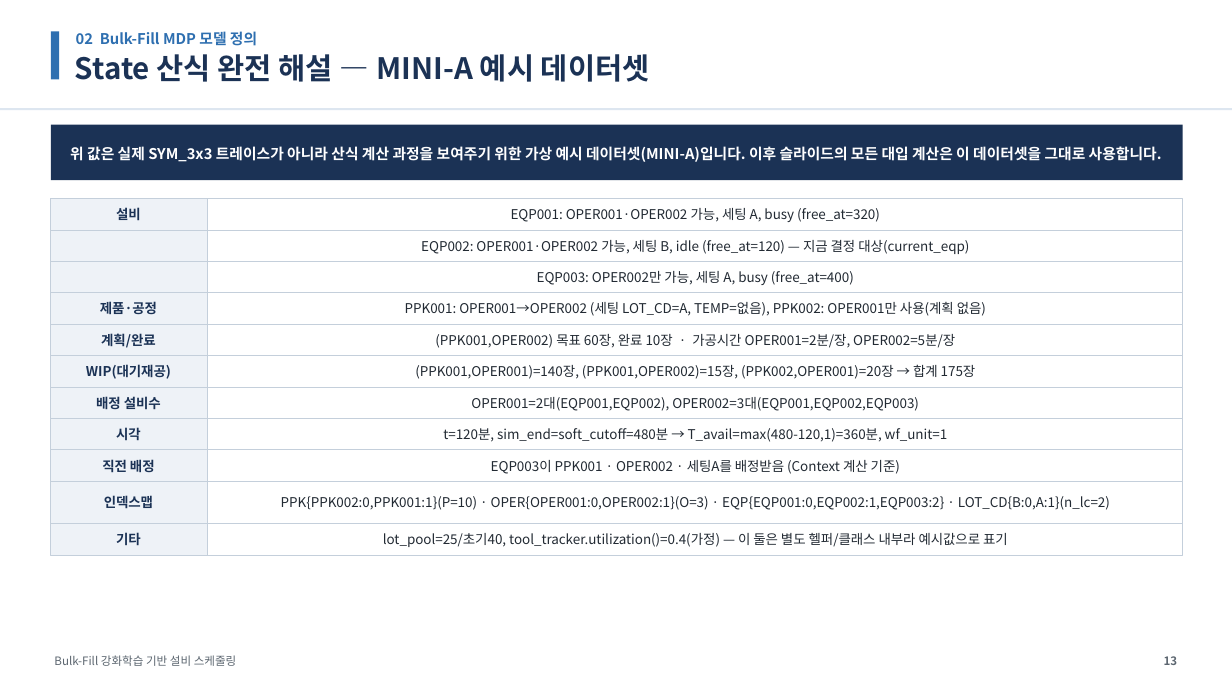
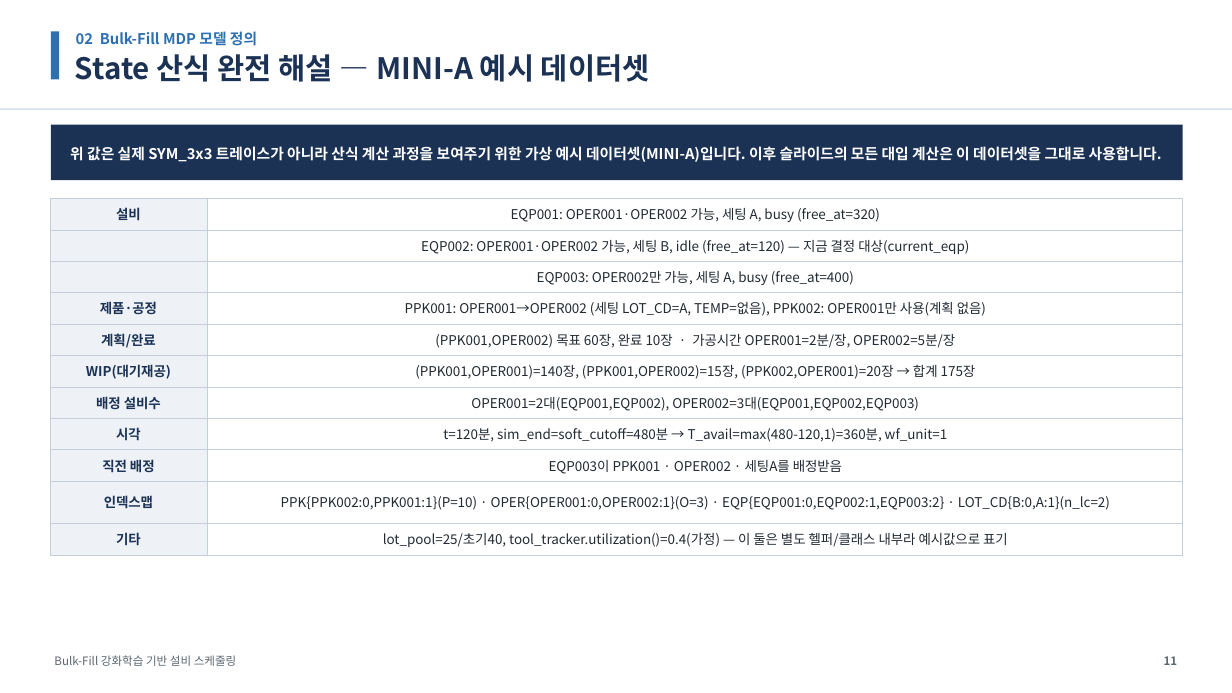
Before and after one commit to relighting123/pjt_scheduling, a slide deck: slide 11 of docs/스케줄링_발표자료.pptx (slide 13 before the commit). Drawn at 1232x693 pixels with LibreOffice and Linux fonts; fonts in the diff are those of the drawing. Boxes give left, top, right and bottom in pixels: in the first picture for what was removed or moved away, otherwise in the second. Text is boxed around its words. In the diff, an @@ line names an element or a change of style, - is before the commit and + after.

```diff
--- a/docs/스케줄링_발표자료.pptx
+++ b/docs/스케줄링_발표자료.pptx
@@ text in rectangle at [549,460,842,474]: text changed @@
-EQP003이 PPK001 · OPER002 · 세팅A를 배정받음 (Context 계산 기준)
+EQP003이 PPK001 · OPER002 · 세팅A를 배정받음
@@ text at [1164,656,1178,665]: text changed @@
-13
+11
```
Also in this commit, not shown: 40 other slides changed, 4 slides removed, 2 other files.
